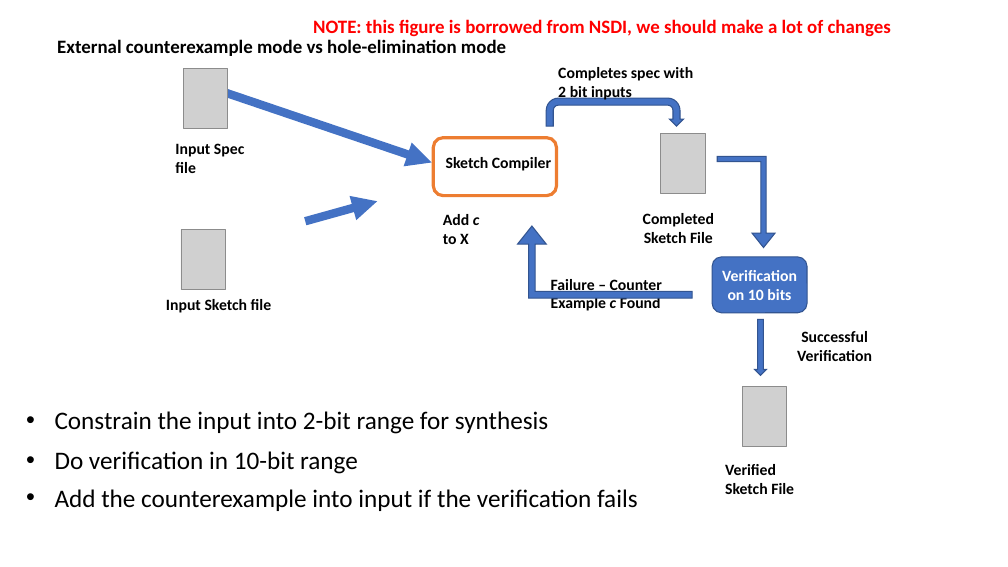
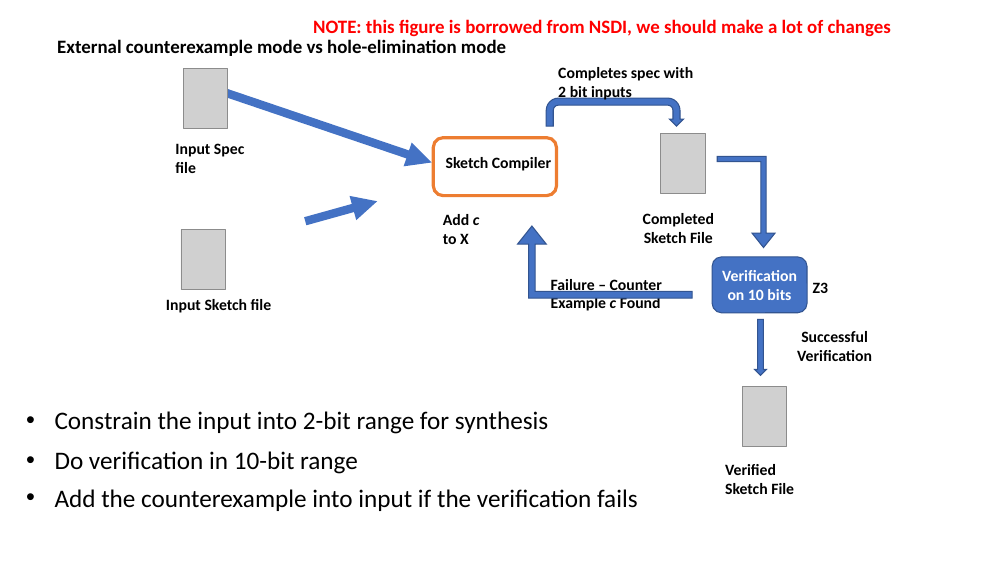
Before and after one commit to chipmunk-project/chipmunk_talk, a slide deck: slide 11 of HotNets_talk.pptx. Drawn at 1008x567 pixels with LibreOffice and Linux fonts; fonts in the diff are those of the drawing; grey boxes stand for pictures. Boxes give left, top, right and bottom in pixels: in the first picture for what was removed or moved away, otherwise in the second. Text is boxed around its words. In the diff, an @@ line names an element or a change of style, - is before the commit and + after.

```diff
--- a/HotNets_talk.pptx
+++ b/HotNets_talk.pptx
@@ text added at (813, 282, 828, 293), 15 pt, text #000000, bold @@
+Z3
```
Also in this commit, not shown: 3 other slides changed.
